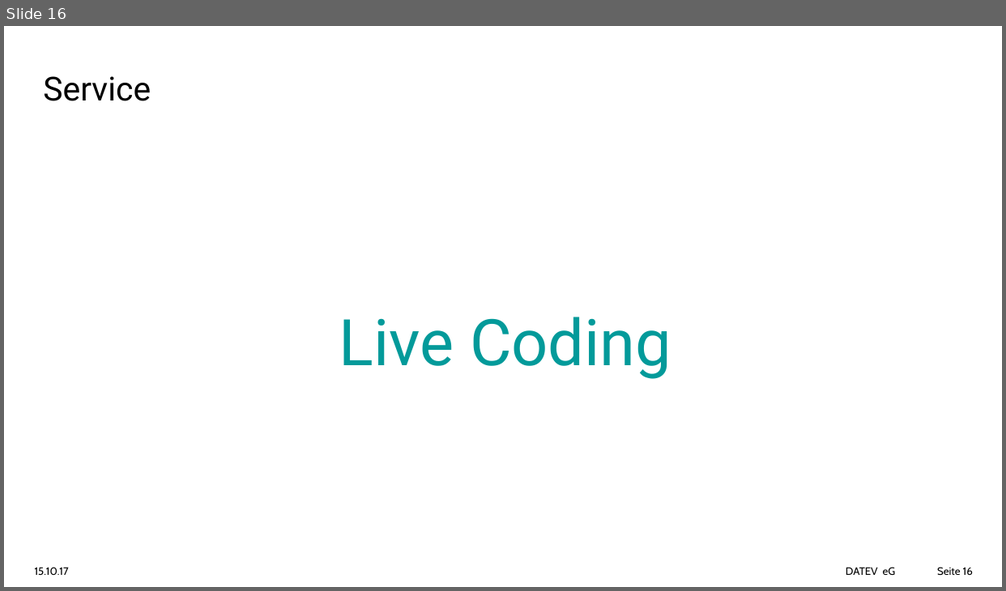
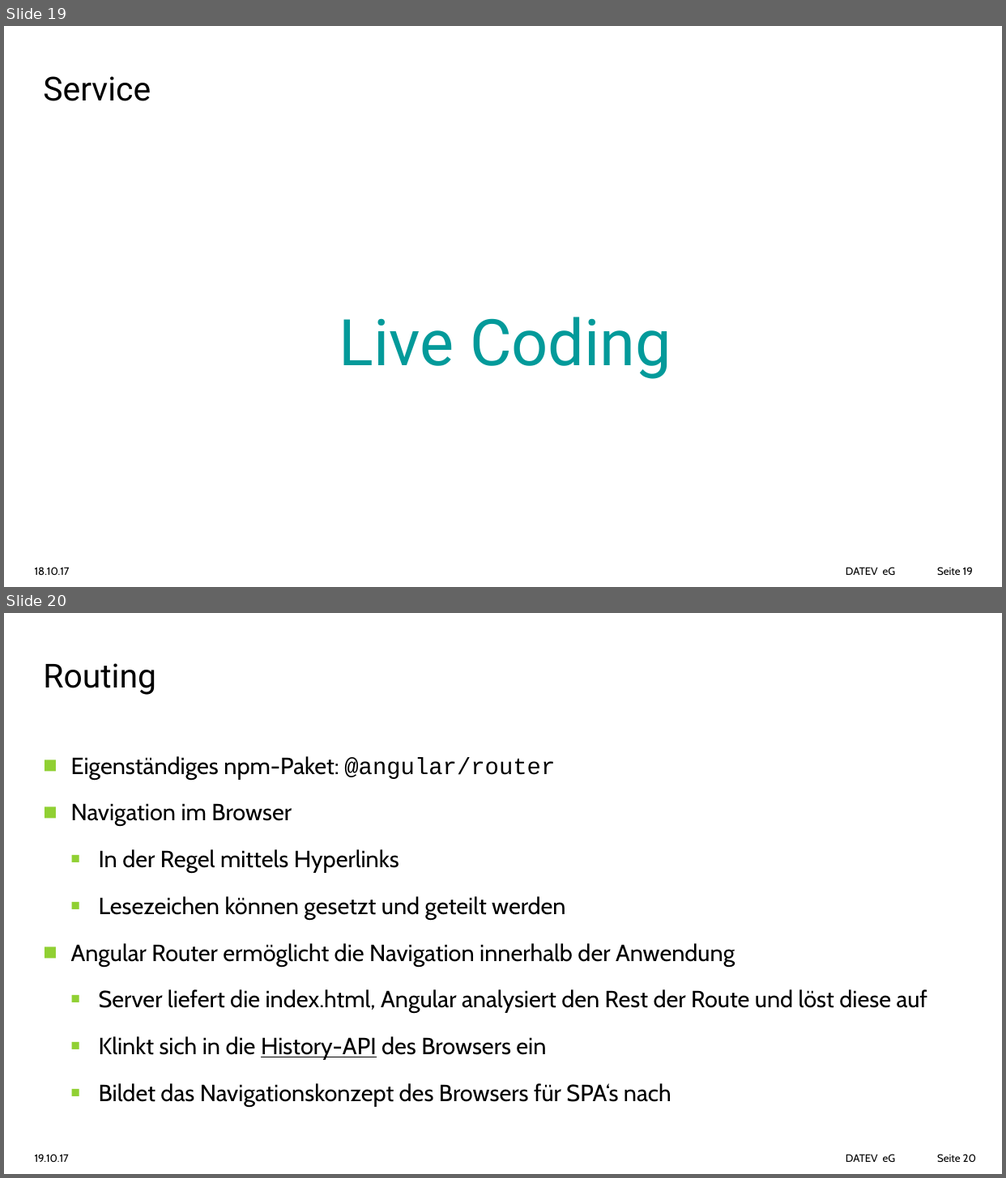
Before and after one commit to aawada78/angular-workshop, a slide deck: docs/Angular-Workshop-20.10.pptx. Shown one above the other, each under a label of ours: slide 16 before the commit, slides 19 and 20 after it. The pictures are 1006x591 and 1006x1178 pixels, drawn with LibreOffice and Linux fonts; fonts in the diff are those of the drawing; background and template pictures are left out. Boxes give left, top, right and bottom in pixels: in the first picture for what was removed or moved away, otherwise in the second. Text is boxed around its words. In the diff, an @@ line names an element or a change of style, - is before the commit and + after.

Commit message:
Anwendung in Komponenten aufgeteilt

```diff
--- a/docs/Angular-Workshop-20.10.pptx
+++ b/docs/Angular-Workshop-20.10.pptx
@@ slide 20 added at [4,613,1002,1174], background picture (left out); not listed: 1 template element that a slide beside it also shows @@
@@ title added at [43,663,156,695], 34 pt, text #000000 @@
+Routing
@@ text added at [71,756,928,1106], 24 pt, text #000000 @@
+■ Eigenständiges npm-Paket: @angular/router
+■ Navigation im Browser
+  ■ In der Regel mittels Hyperlinks
+  ■ Lesezeichen können gesetzt und geteilt werden
+■ Angular Router ermöglicht die Navigation innerhalb der Anwendung
+  ■ Server liefert die index.html, Angular analysiert den Rest der Route und löst diese auf
+  ■ Klinkt sich in die History-API des Browsers ein
+  ■ Bildet das Navigationskonzept des Browsers für SPA‘s nach
@@ text added at [35,1154,69,1162], 11 pt, text #000000 @@
+19.10.17
@@ page number added at [937,1154,976,1162], 11 pt, text #000000 @@
+Seite 20
@@ what was slide 16 is now slide 19 @@
@@ slide 19 changed as well @@
@@ text at [35,567,70,575]: text changed @@
-15.10.17
+18.10.17
@@ page number at [937,567,973,575]: text changed @@
-Seite 16
+Seite 19
```
Also in this commit, not shown: 18 other slides changed, 1 other slide added, 20 other files.
